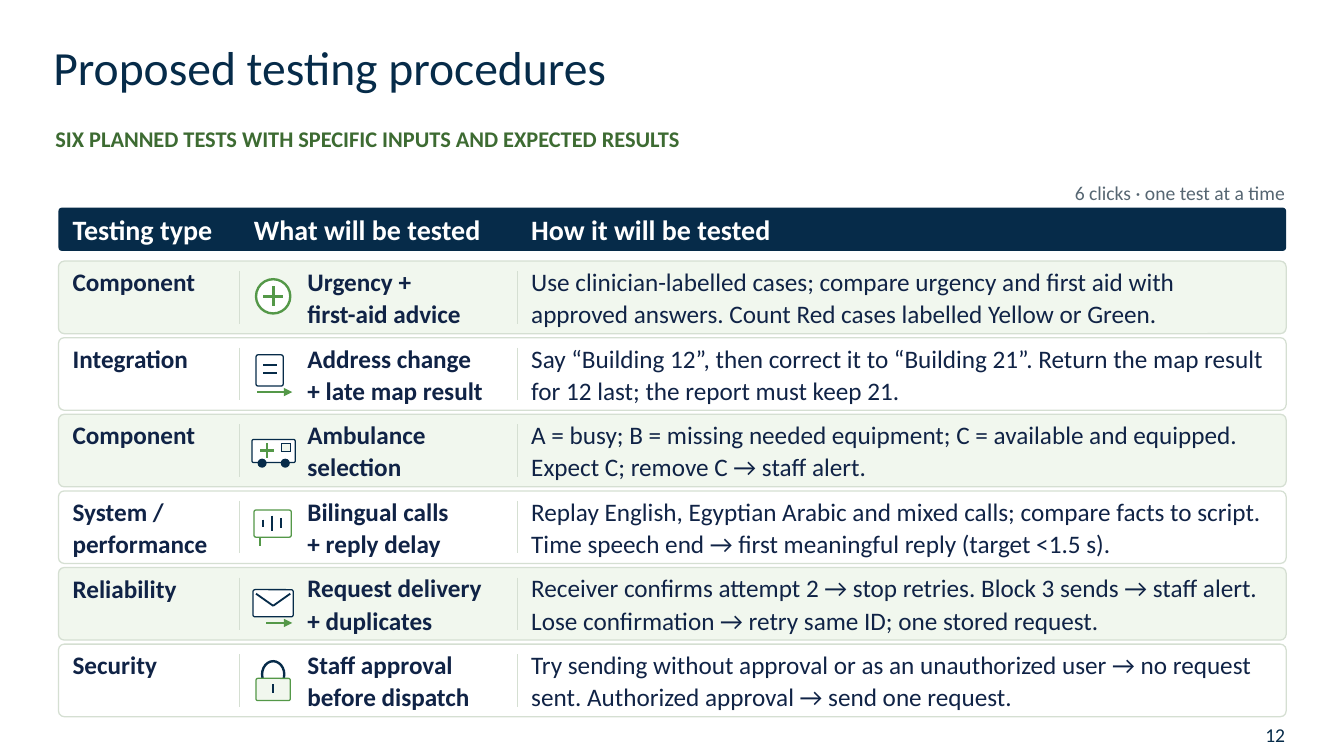
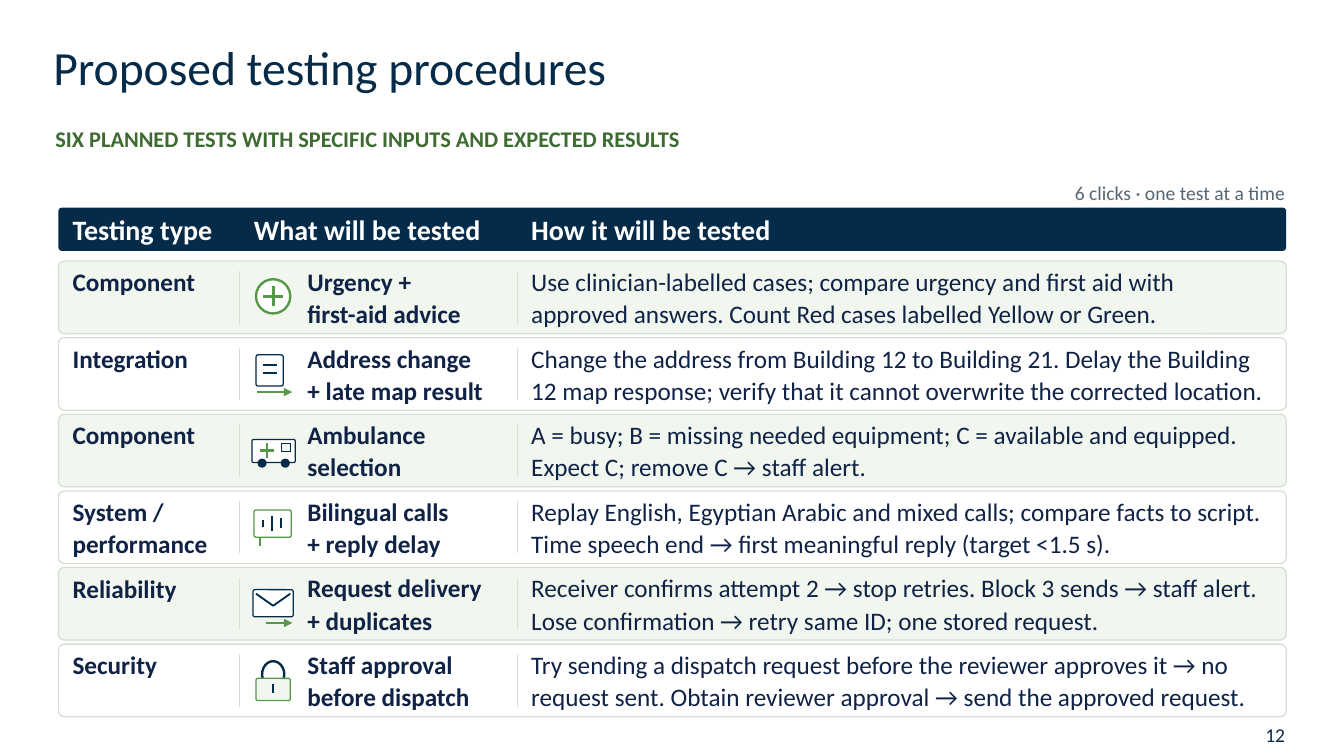
Before and after one commit to 3bdoo04/Uni-Grad, a slide deck: slide 1 of Review/Presentation/Uni-Grad - Animated Testing.pptx. Drawn at 1344x756 pixels with LibreOffice and Linux fonts; fonts in the diff are those of the drawing; background and template pictures are left out. Boxes give left, top, right and bottom in pixels: in the first picture for what was removed or moved away, otherwise in the second. Text is boxed around its words. In the diff, an @@ line names an element or a change of style, - is before the commit and + after.

Commit message:
Clarify address correction and reviewer approval tests

```diff
--- a/Review/Presentation/Uni-Grad - Animated Testing.pptx
+++ b/Review/Presentation/Uni-Grad - Animated Testing.pptx
@@ text at box(531, 350, 1262, 404): text changed @@
-Say “Building 12”, then correct it to “Building 21”. Return the map result for 12 last; the report must keep 21.
+Change the address from Building 12 to Building 21. Delay the Building 12 map response; verify that it cannot overwrite the corrected location.
@@ text at box(531, 656, 1245, 710): text changed @@
-Try sending without approval or as an unauthorized user → no request sent. Authorized approval → send one request.
+Try sending a dispatch request before the reviewer approves it → no request sent. Obtain reviewer approval → send the approved request.
```
Also in this commit, not shown: 21 other files.
